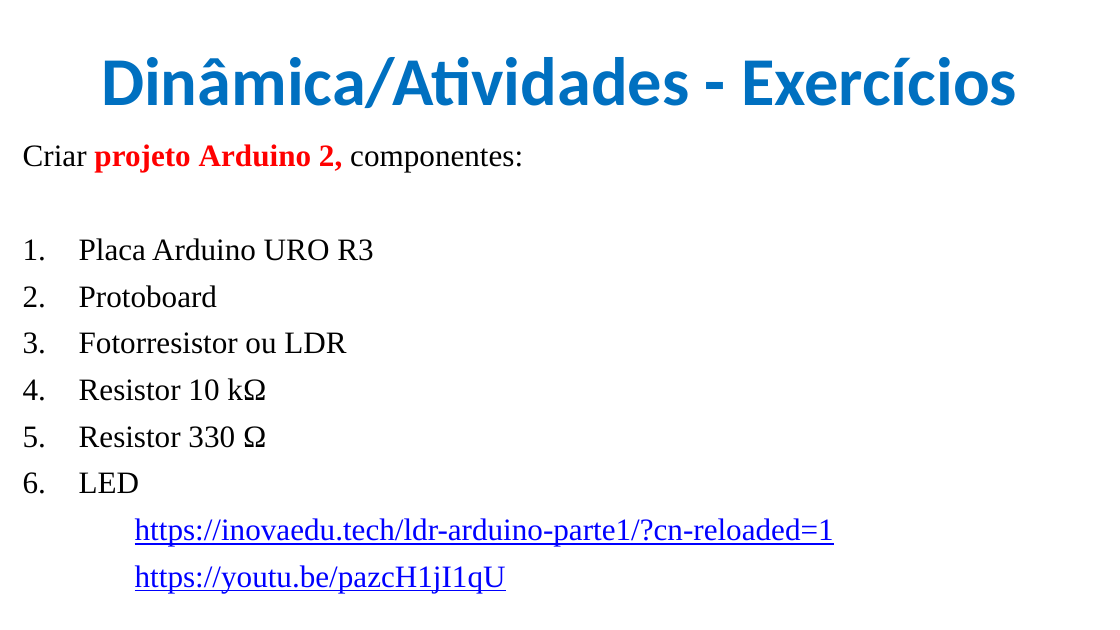
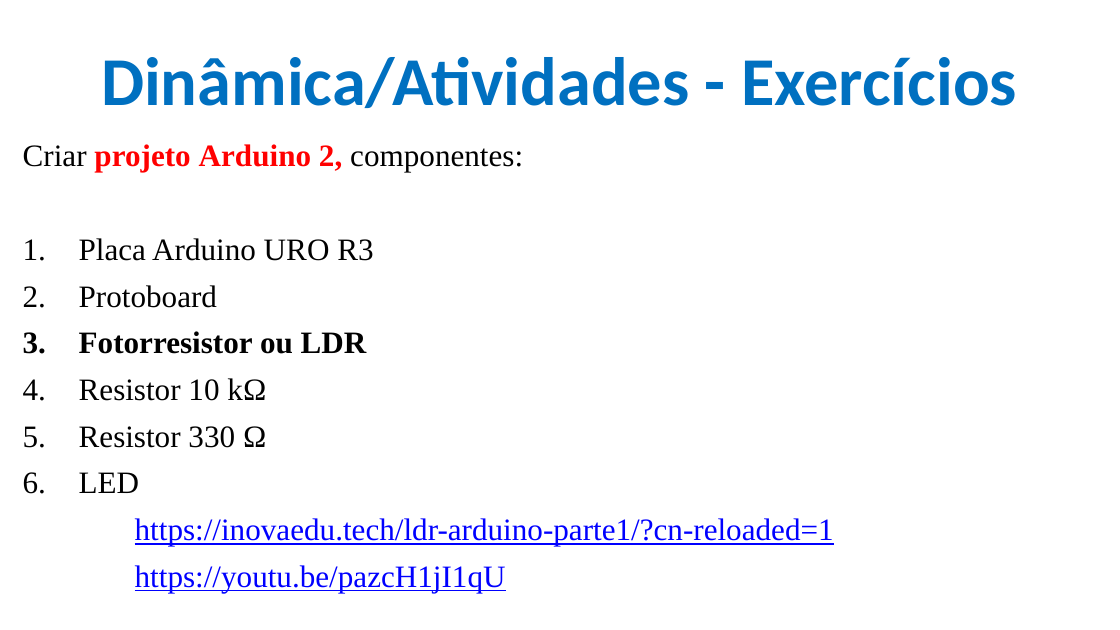
Before and after one commit to CloudEducationBrazil/WydenArea1ProgramacaoMicrocontroladores, a slide deck: slide 44 of 01 Classes/Aula 07 - Programação Microcontroladores - Periféricos Externos- Protocolos Sensores e Atuadores.pptx (slide 42 before the commit). Drawn at 1120x630 pixels with LibreOffice and Linux fonts; fonts in the diff are those of the drawing; background and template pictures are left out. Boxes give left, top, right and bottom in pixels: in the first picture for what was removed or moved away, otherwise in the second. Text is boxed around its words. In the diff, an @@ line names an element or a change of style, - is before the commit and + after.

```diff
--- a/01 Classes/Aula 07 - Programação Microcontroladores - Periféricos Externos- Protocolos Sensores e Atuadores.pptx
+++ b/01 Classes/Aula 07 - Programação Microcontroladores - Periféricos Externos- Protocolos Sensores e Atuadores.pptx
@@ text at <box>79,331,367,354</box>: bold on in "Fotorresistor ou LDR" @@
```
Also in this commit, not shown: 2 other slides changed, 2 slides added.
